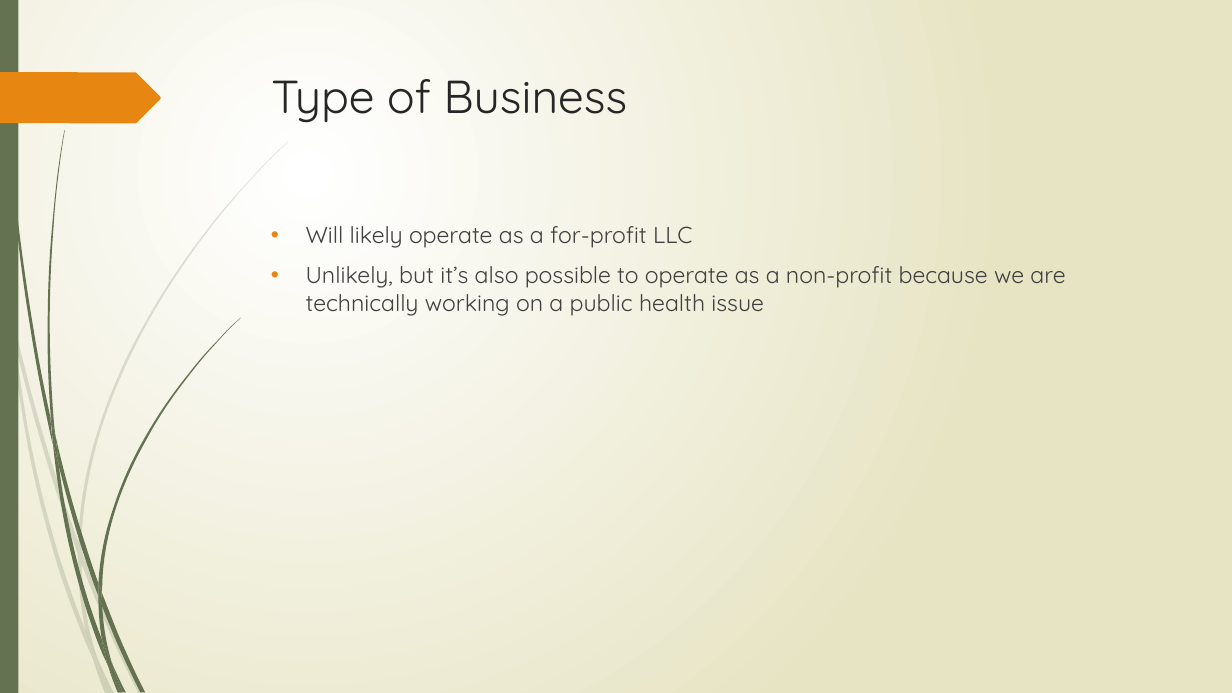
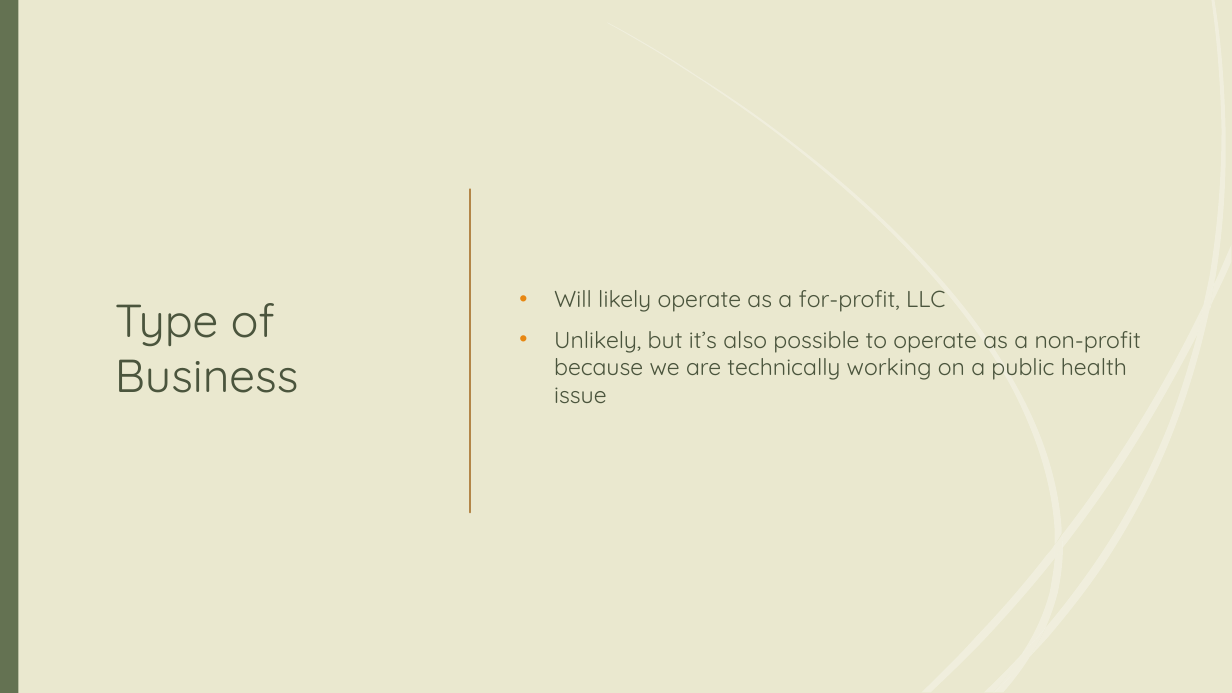
Before and after one commit to tieje/dogen, a slide deck: slide 17 of Presentation/SocialHub_FrancisT_06_23_2020.pptx. Drawn at 1232x693 pixels with LibreOffice and Linux fonts; fonts in the diff are those of the drawing. Boxes give left, top, right and bottom in pixels: in the first picture for what was removed or moved away, otherwise in the second. Text is boxed around its words. In the diff, an @@ line names an element or a change of style, - is before the commit and + after.

```diff
--- a/Presentation/SocialHub_FrancisT_06_23_2020.pptx
+++ b/Presentation/SocialHub_FrancisT_06_23_2020.pptx
@@ background gradient #FFFFFF to #E8E6C4 to #EAE8CF @@
@@ rectangle removed at [0, 0, 18, 693] @@
@@ rectangle added at [0, 0, 1232, 693], fill #EAE8CF @@
@@ rectangle added at [0, 0, 18, 693], fill #647252 @@
@@ title "Type of Business": place and size @@
-title "Type of Business" at [271, 79, 628, 123]
+title "Type of Business" at [115, 303, 299, 393]
@@ title "Type of Business" at [115, 303, 299, 393]: text colour #262626 to #4B563E; vertical alignment top to middle @@
@@ text "Will likely operate as a ...": place and size @@
-text "Will likely operate as a ..." at [306, 226, 1065, 316]
+text "Will likely operate as a ..." at [554, 290, 1141, 403]
@@ text "Will likely operate as a ..." at [554, 290, 1141, 403]: vertical alignment top to middle @@
@@ line added from (470, 189) to (470, 513), #B38648 1.25 pt @@
@@ text at [554, 290, 945, 312]: text changed; text colour #404040 to #4B563E @@
-• Will likely operate as a for-profit LLC
+• Will likely operate as a for-profit, LLC
@@ text at [554, 331, 1141, 403]: text colour #404040 to #4B563E in "Unlikely, but it’s also possible to operate ..." @@
@@ group removed at [10, 141, 288, 660]: 5 freeform shapes @@
@@ group removed at [47, 130, 240, 667]: 7 freeform shapes @@
@@ group added at [607, 0, 1232, 692]: 12 freeform shapes @@
```
Also in this commit, not shown: 9 other slides changed, 2 slides added, 2 other files.
